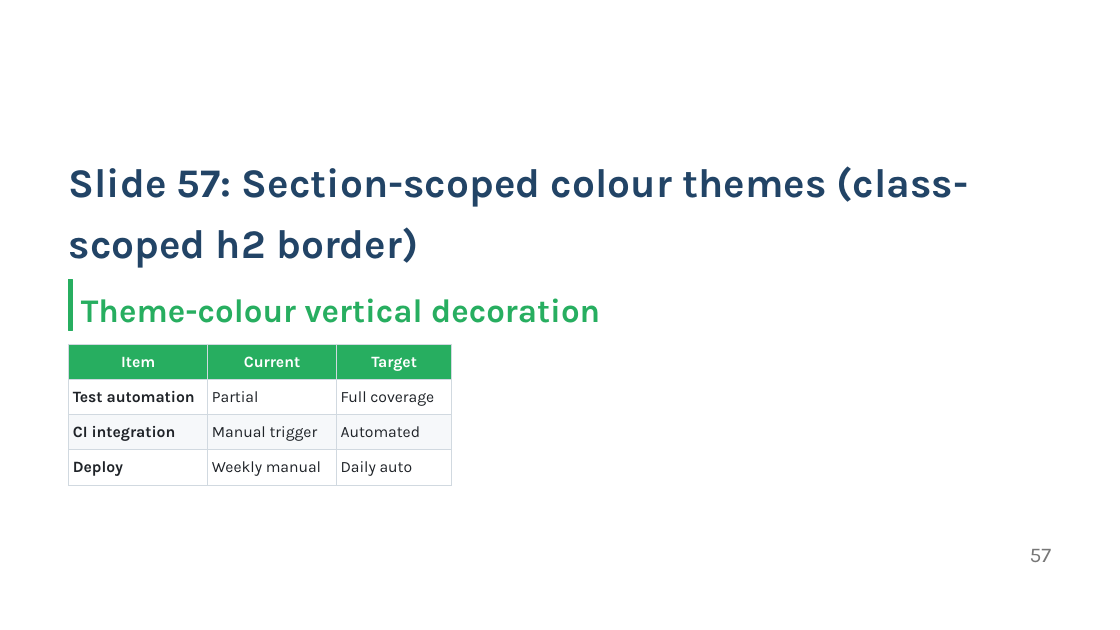
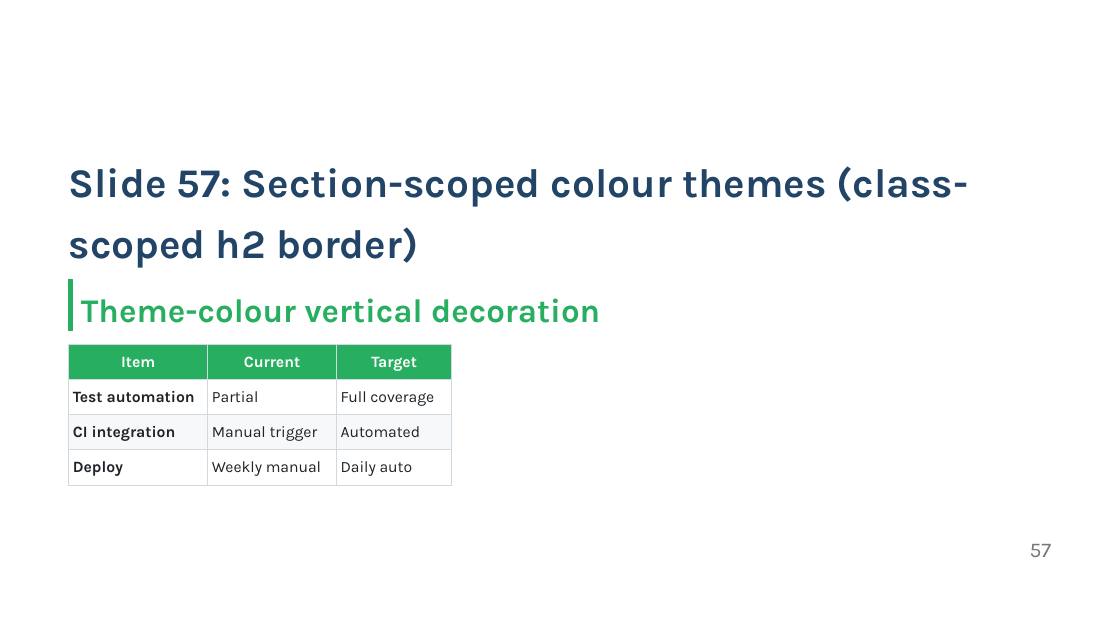
Before and after one commit to KatsuYuzu/marp-to-editable-pptx, a slide deck: slide 57 of src/native-pptx/test-fixtures/slides-ci-native.pptx. Drawn at 1120x630 pixels with LibreOffice and Linux fonts; fonts in the diff are those of the drawing. Boxes give left, top, right and bottom in pixels: in the first picture for what was removed or moved away, otherwise in the second. Text is boxed around its words. In the diff, an @@ line names an element or a change of style, - is before the commit and + after.

```diff
--- a/src/native-pptx/test-fixtures/slides-ci-native.pptx
+++ b/src/native-pptx/test-fixtures/slides-ci-native.pptx
@@ text "57" at <box>1030,544,1052,557</box>: vertical alignment top to bottom @@
```
Also in this commit, not shown: 62 other slides changed, 13 other files.
